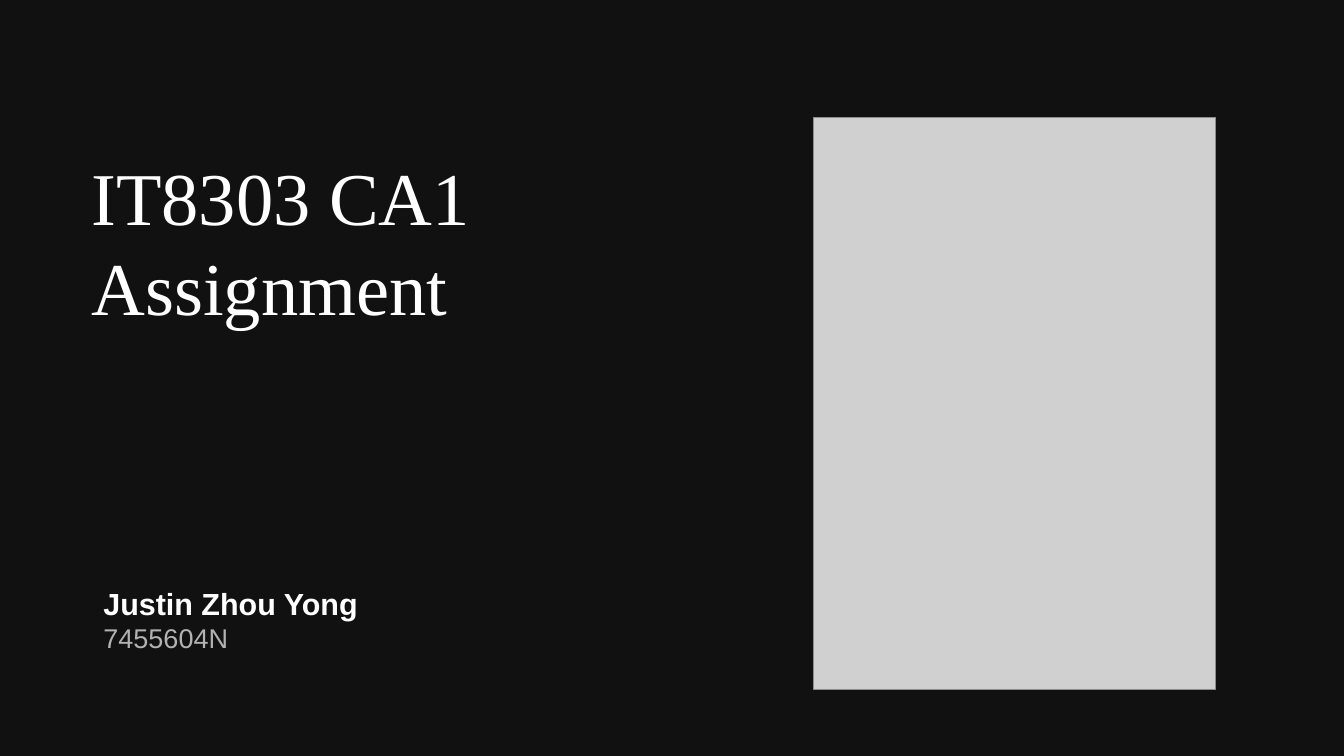
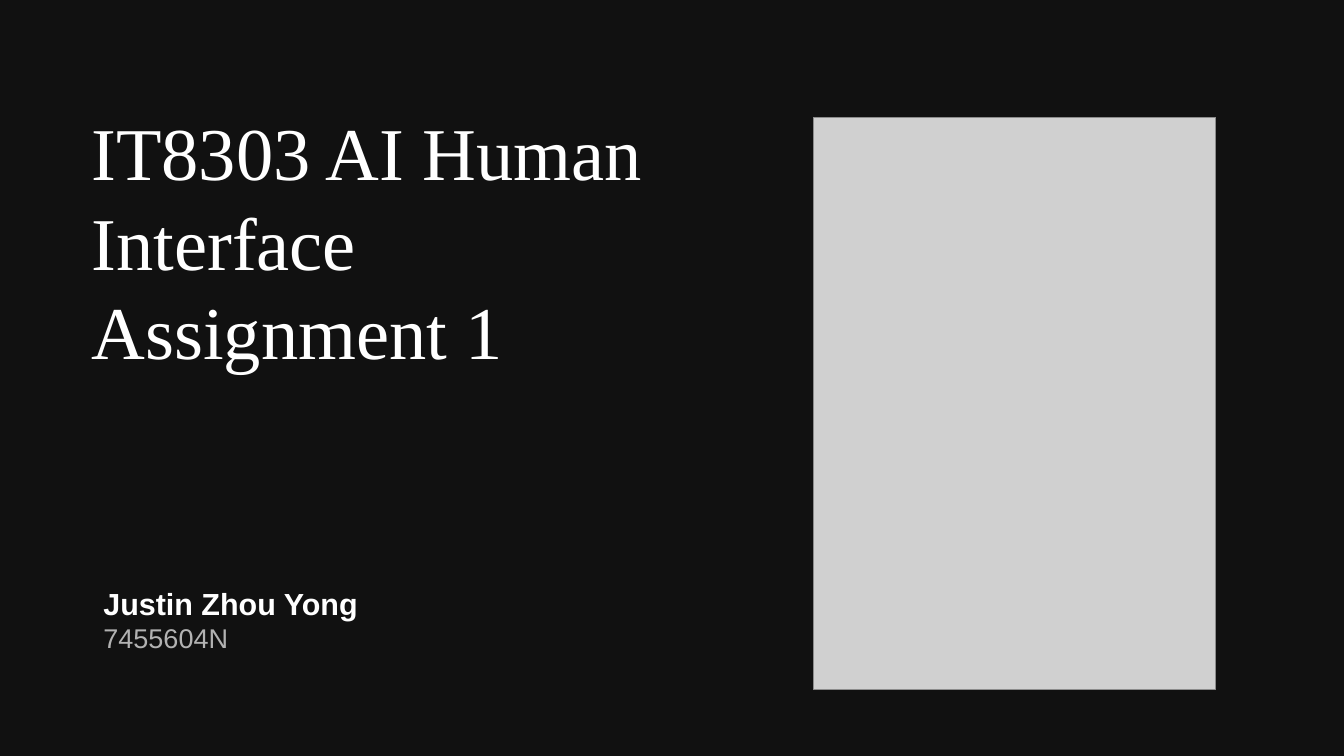
Before and after one commit to juzhyo/IT8303-AI-Human-Interface, a slide deck: slide 1 of ca1/slides.odp. Drawn at 1344x756 pixels with LibreOffice and Linux fonts; fonts in the diff are those of the drawing; grey boxes stand for pictures. Boxes give left, top, right and bottom in pixels: in the first picture for what was removed or moved away, otherwise in the second. Text is boxed around its words. In the diff, an @@ line names an element or a change of style, - is before the commit and + after.

```diff
--- a/ca1/slides.odp
+++ b/ca1/slides.odp
@@ title at (91,130,641,373): text changed @@
-IT8303 CA1 Assignment
+IT8303 AI Human Interface Assignment 1
```
Also in this commit, not shown: 7 slides added, 6 slides removed, 6 other files.
